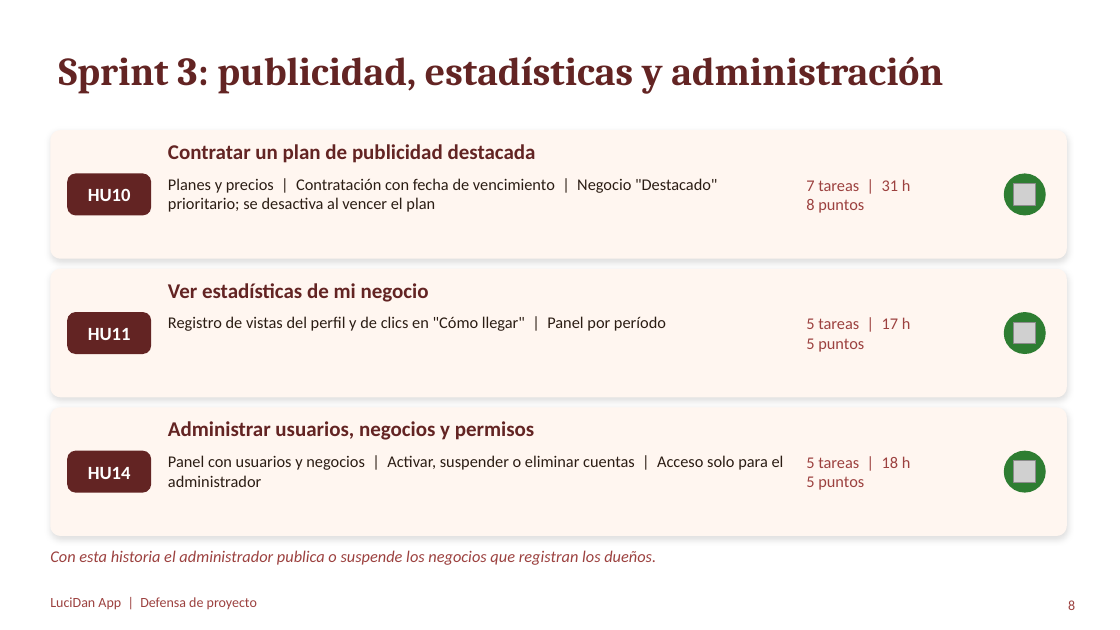
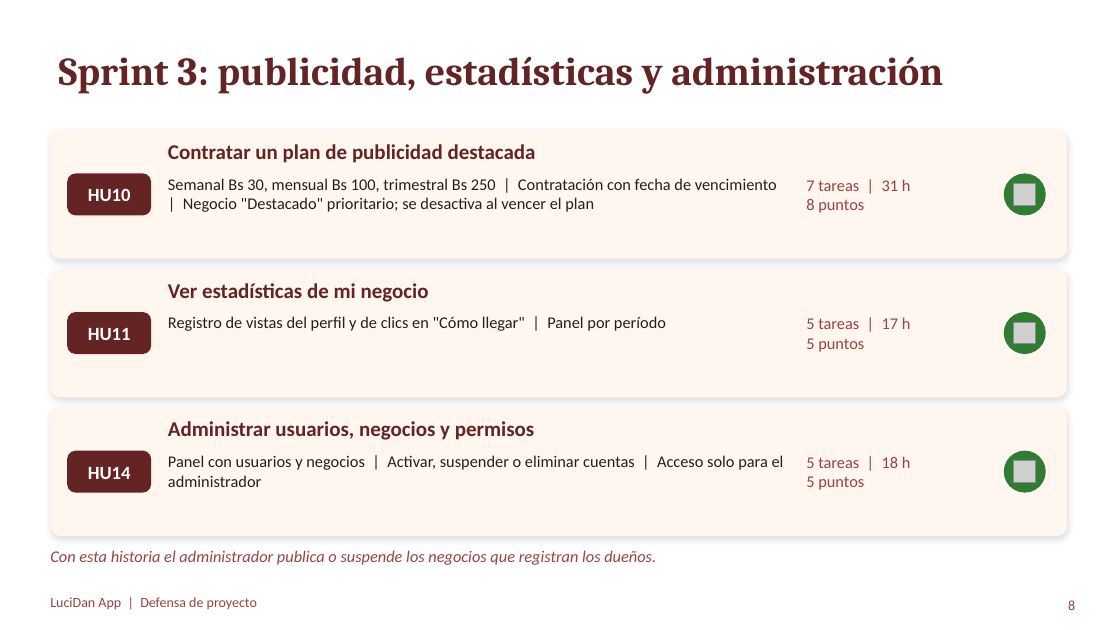
Before and after one commit to chelingo1994/LuciDan, a slide deck: slide 8 of docs/17_Presentacion_Defensa_LuciDan.pptx. Drawn at 1120x630 pixels with LibreOffice and Linux fonts; fonts in the diff are those of the drawing; grey boxes stand for pictures. Boxes give left, top, right and bottom in pixels: in the first picture for what was removed or moved away, otherwise in the second. Text is boxed around its words. In the diff, an @@ line names an element or a change of style, - is before the commit and + after.

```diff
--- a/docs/17_Presentacion_Defensa_LuciDan.pptx
+++ b/docs/17_Presentacion_Defensa_LuciDan.pptx
@@ text at [168,178,777,212]: text changed @@
-Planes y precios | Contratación con fecha de vencimiento | Negocio "Destacado" prioritario; se desactiva al vencer el plan
+Semanal Bs 30, mensual Bs 100, trimestral Bs 250 | Contratación con fecha de vencimiento | Negocio "Destacado" prioritario; se desactiva al vencer el plan
```
Also in this commit, not shown: 4 other slides changed, 56 other files.
